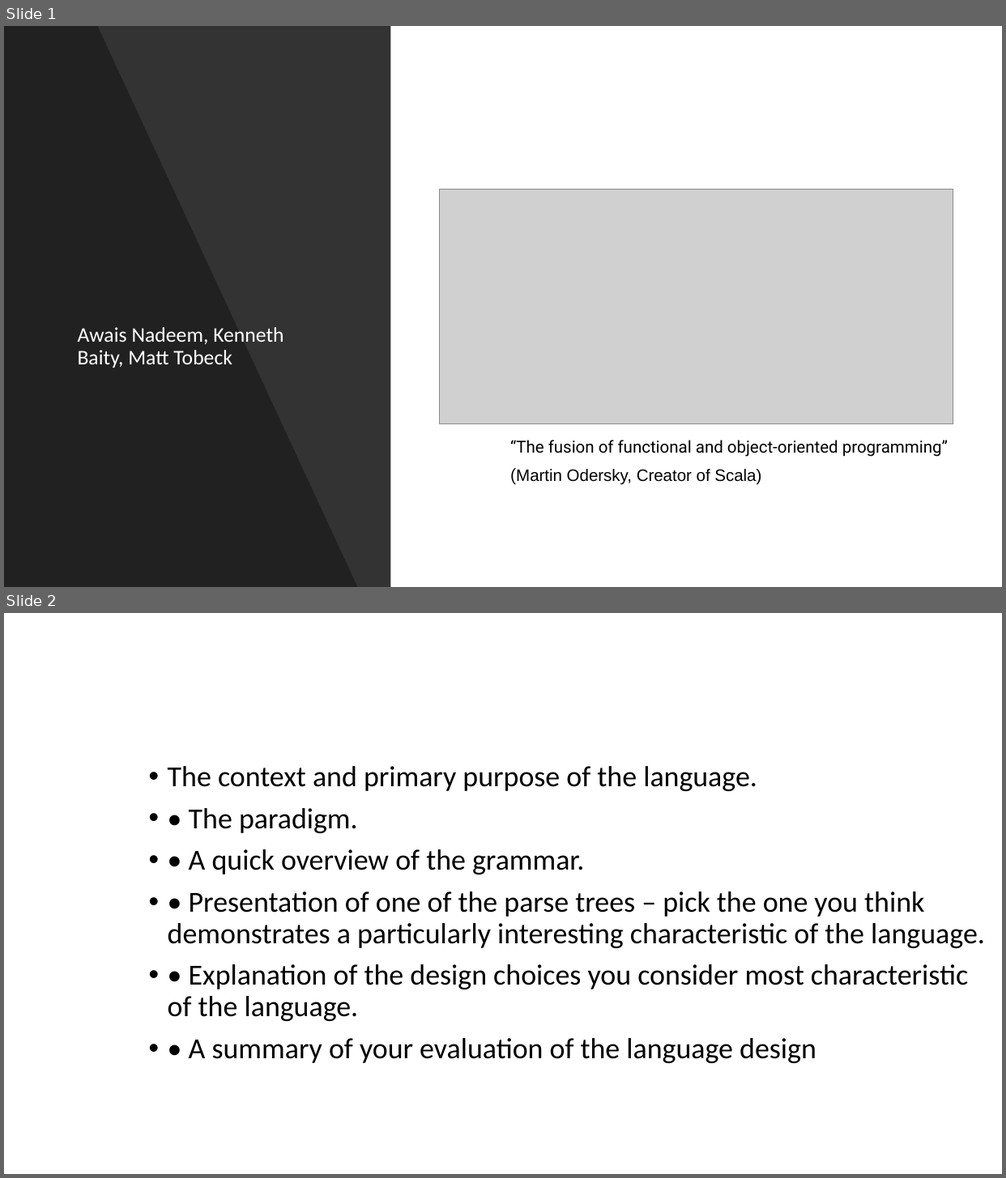
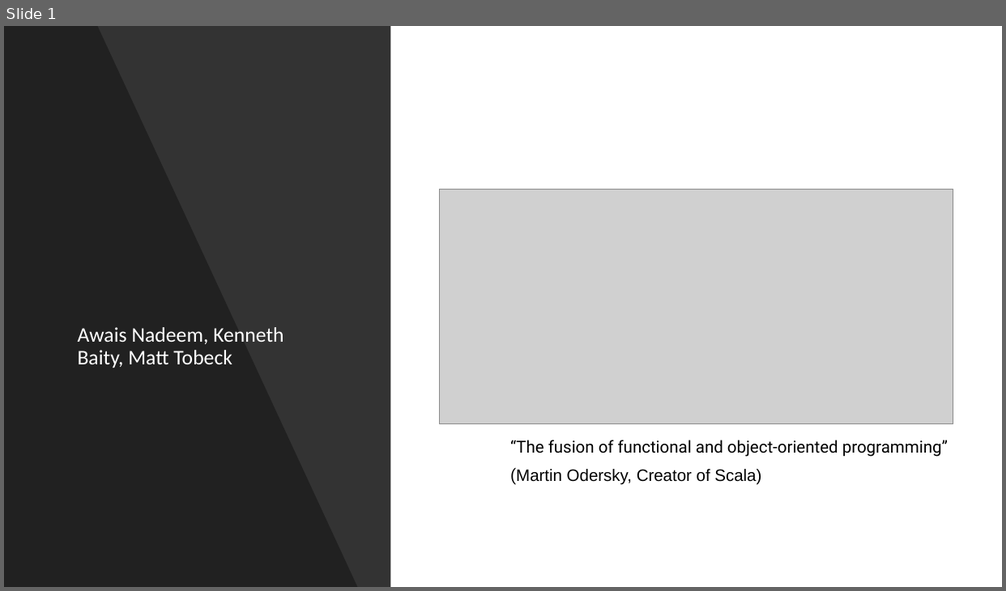
Before and after one commit to anadeem2/IT327ScalaProject, a slide deck: ScalaPresentation.pptx. Shown one above the other, each under a label of ours: slides 1 and 2 before the commit, slide 1 after it. The pictures are 1006x1178 and 1006x591 pixels, drawn with LibreOffice and Linux fonts; fonts in the diff are those of the drawing; grey boxes stand for pictures. Boxes give left, top, right and bottom in pixels: in the first picture for what was removed or moved away, otherwise in the second. Text is boxed around its words. In the diff, an @@ line names an element or a change of style, - is before the commit and + after.

```diff
--- a/ScalaPresentation.pptx
+++ b/ScalaPresentation.pptx
@@ slide 2 removed at <box>4,613,1002,1174</box>, background #FFFFFF @@
@@ text removed at <box>168,766,985,1063</box> @@
-• The context and primary purpose of the language.
-• • The paradigm.
-• • A quick overview of the grammar.
-• • Presentation of one of the parse trees – pick the one you think demonstrates a particularly interesting characteristic of the language.
-• • Explanation of the design choices you consider most characteristic of the language.
-• • A summary of your evaluation of the language design
```
Also in this commit, not shown: 3 slides changed, 12 slides added, 5 other slides removed, 28 other files.
